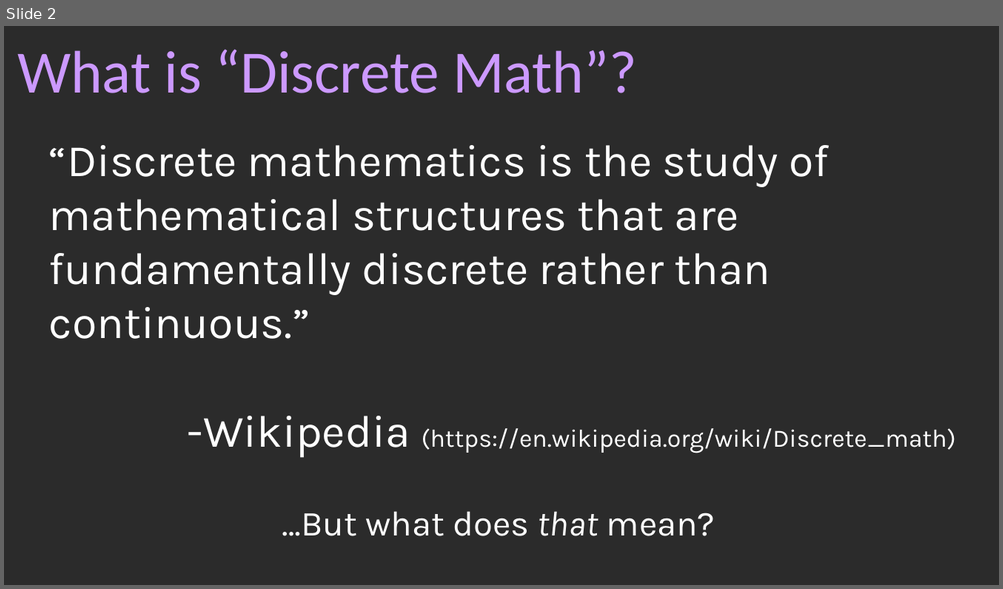
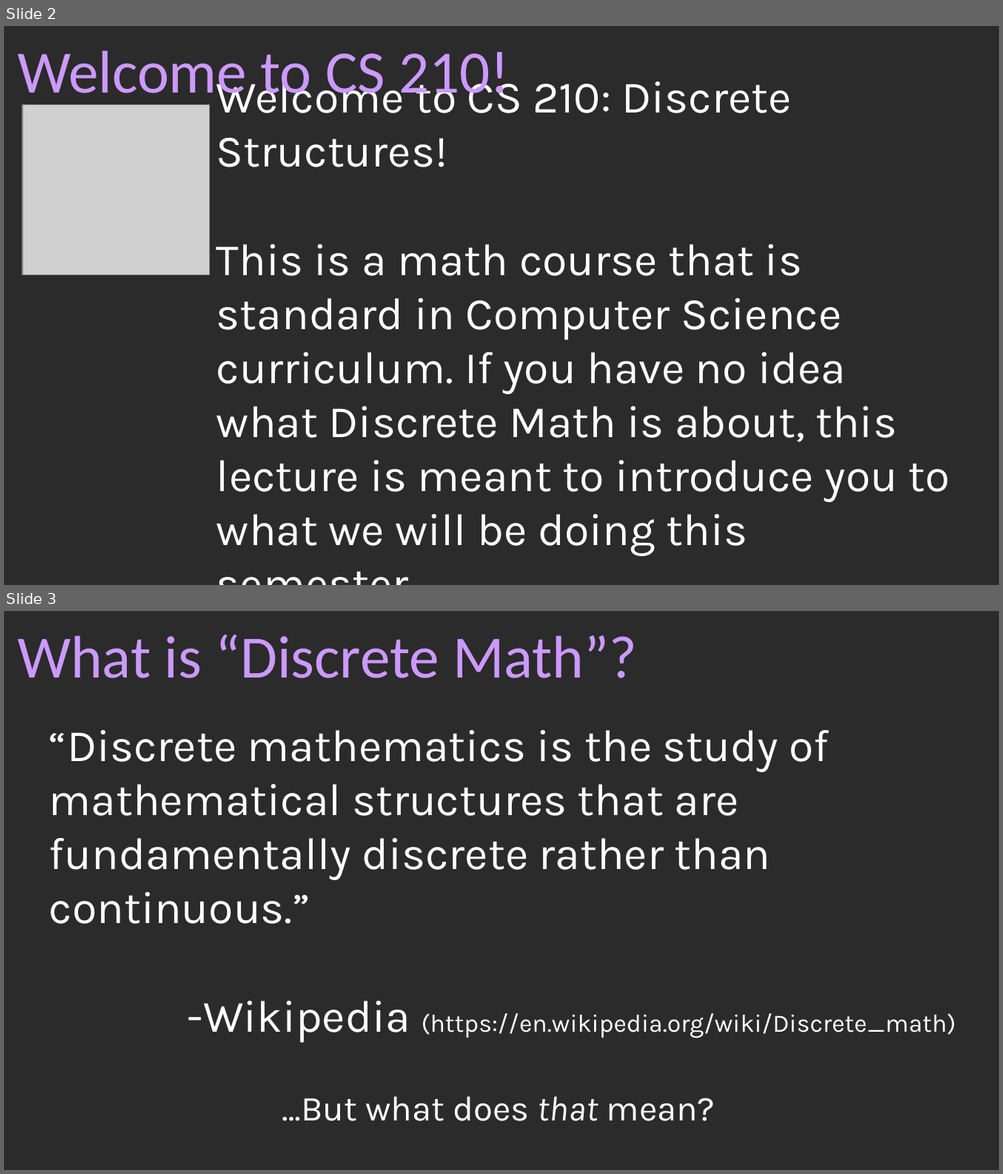
Before and after one commit to nguyenchithien/CS210-Discrete-Structures, a slide deck: Lectures/0_Class_Introduction.odp. Shown one above the other, each under a label of ours: slide 2 before the commit, slides 2 and 3 after it. The pictures are 1003x589 and 1003x1174 pixels, drawn with LibreOffice and Linux fonts; fonts in the diff are those of the drawing; grey boxes stand for pictures; background and template pictures are left out; a plain dark background stands for a picture behind light text. Boxes give left, top, right and bottom in pixels: in the first picture for what was removed or moved away, otherwise in the second. Text is boxed around its words. In the diff, an @@ line names an element or a change of style, - is before the commit and + after.

```diff
--- a/Lectures/0_Class_Introduction.odp
+++ b/Lectures/0_Class_Introduction.odp
@@ slide 2 added at box(4, 26, 999, 585), background picture (left out) @@
@@ title added at box(17, 50, 509, 107), 48 pt, text #CC99FF @@
+Welcome to CS 210!
@@ text added at box(216, 72, 950, 557), 36 pt, text #FFFFFF @@
+Welcome to CS 210: Discrete Structures!
+This is a math course that is standard in Computer Science curriculum. If you have no idea what Discrete Math is about, this lecture is meant to introduce you to what we will be doing this semester.
@@ picture added at box(22, 104, 209, 275) @@
@@ what was slide 2 is now slide 3 @@
```
Also in this commit, not shown: 2 slides changed, 1 other slide added, 4 other files.
